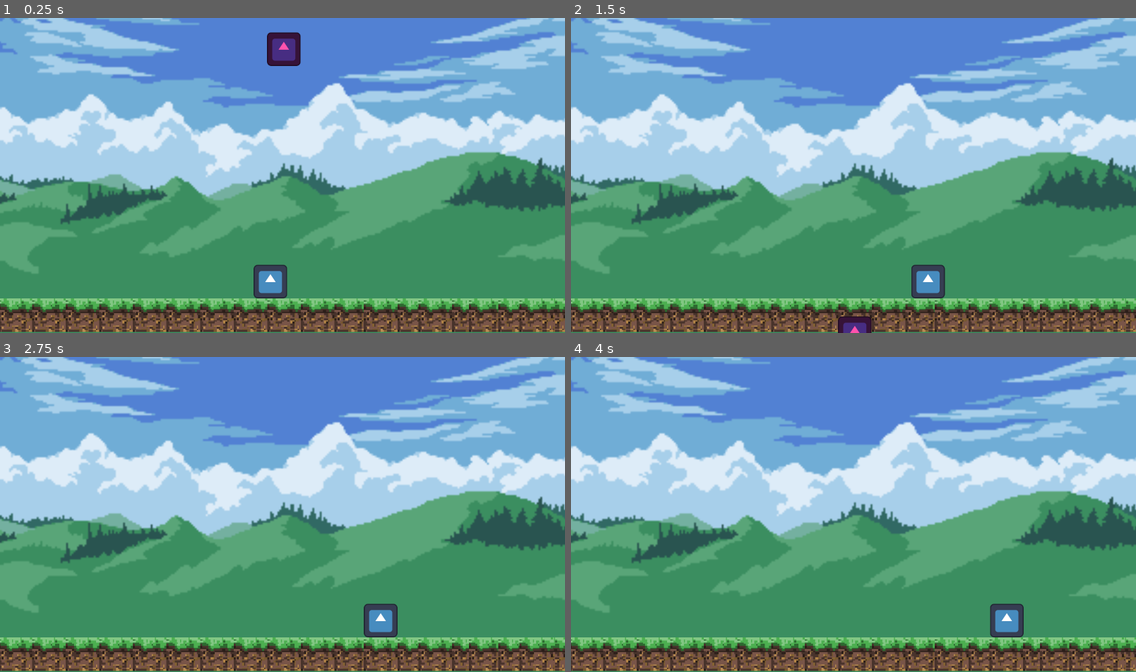
Above: before the commit, frames 1-4 (two rows, left to right).
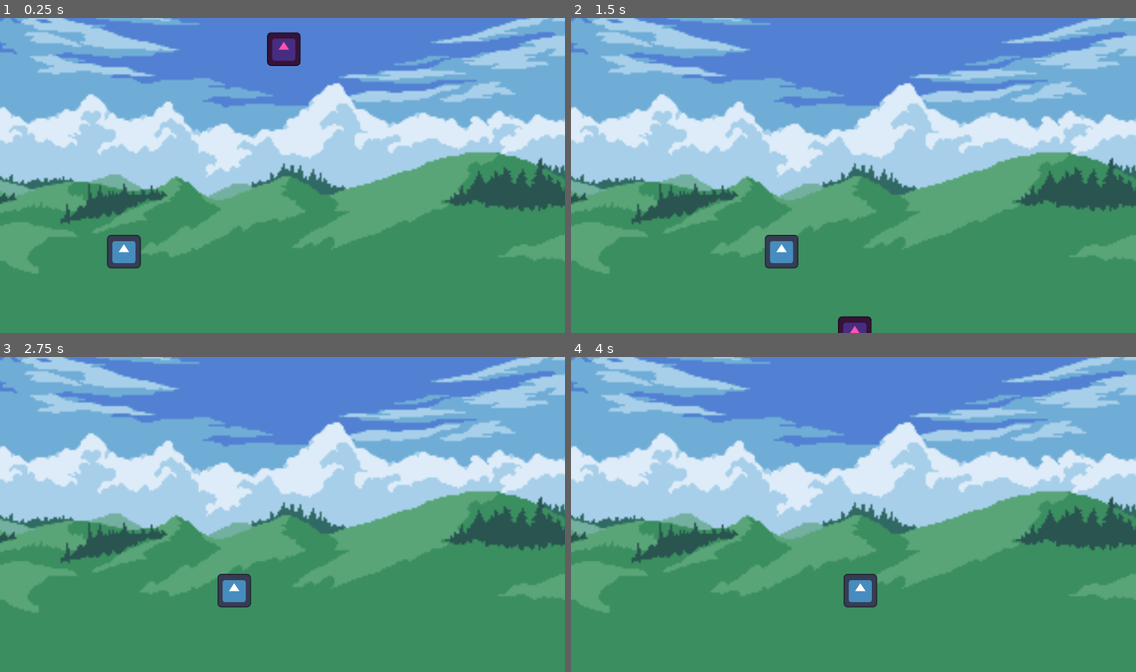
Above: after the commit, the same moments.

Repository: SwiftyProgrammer690/godotgaming
Game: Godot game, scene res://Scenes/Main.tscn
The game is run twice, just before and just after one commit, with the same random seed, the same clock (stepped at 60 frames per second) and the same inputs. The engine's default icon, where the game draws it, is replaced by a stand-in: a white triangle on a blue panel in a dark square.
Inputs:
- Up to frame 1 (0.25 s): no input
- Up to frame 2 (1.5 s): hold D (right) 0.53-1.28 s; hold A (left) from 1.28 s (still down)
- Up to frame 3 (2.75 s): release A (left) at 2.03 s; hold D (right) from 2.03 s (still down)
- Up to frame 4 (4 s): release D (right) at 3.53 s; hold A (left) from 3.53 s (still down)

The runs differ from the first frame. In frame 1, 12% of the frame differs, in the area x 0-100%, y 68-100%; in frame 2, 12%; in frame 3, 12%; in frame 4, 12%.

Commit message:
ove some things around

Diff:
--- a/Scenes/Main.tscn
+++ b/Scenes/Main.tscn
@@ -89,7 +89,7 @@
 position = Vector2(-34, 126)
 
 [node name="TileMap" type="TileMap" parent="."]
-position = Vector2(2, -28)
+position = Vector2(462, 220)
 tile_set = SubResource("TileSet_gk4qh")
 rendering_quadrant_size = 128
 format = 2
--- a/Scenes/Player.tscn
+++ b/Scenes/Player.tscn
@@ -10,7 +10,7 @@
 script = ExtResource("1_ht1j3")
 
 [node name="Sprite2D" type="Sprite2D" parent="."]
-position = Vector2(1064, 878)
+position = Vector2(506, 764)
 texture = ExtResource("2_l04s4")
 
 [node name="CollisionShape2D" type="CollisionShape2D" parent="."]
Binary file removed: Assets/Meow Knight/Meow-Knight_Attack_1.png
Not shown, removed: Assets/Meow Knight/Meow-Knight_Attack_1.png.import
Binary file removed: Assets/Meow Knight/Meow-Knight_Attack_2.png
Not shown, removed: Assets/Meow Knight/Meow-Knight_Attack_2.png.import
Binary file removed: Assets/Meow Knight/Meow-Knight_Attack_3.png
Not shown, removed: Assets/Meow Knight/Meow-Knight_Attack_3.png.import
Binary file removed: Assets/Meow Knight/Meow-Knight_Attack_4.png
Not shown, removed: Assets/Meow Knight/Meow-Knight_Attack_4.png.import
Binary file removed: Assets/Meow Knight/Meow-Knight_Death.png
Not shown, removed: Assets/Meow Knight/Meow-Knight_Death.png.import
Binary file removed: Assets/Meow Knight/Meow-Knight_Dodge.png
Not shown, removed: Assets/Meow Knight/Meow-Knight_Dodge.png.import
(and 9 more such lines)
